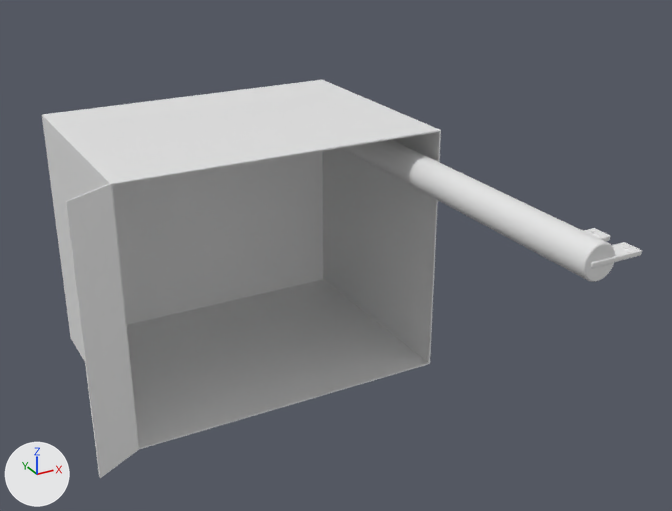
The OBJ model assets/props/sort_bin/body.obj as it was, and as the next commit left it.
One viewpoint serves both versions: a 50 mm lens placed at (-0.208, -0.591, 0.234), pointed at (0.03, -0.158, 0.018). The axes (+X, +Y, +Z) are drawn at lower left. The lights are the same throughout. The picture after the commit comes second. Where no turn or scale is listed for an object, it has been applied to the vertices.

Names of what the first picture shows: 'body_export'.
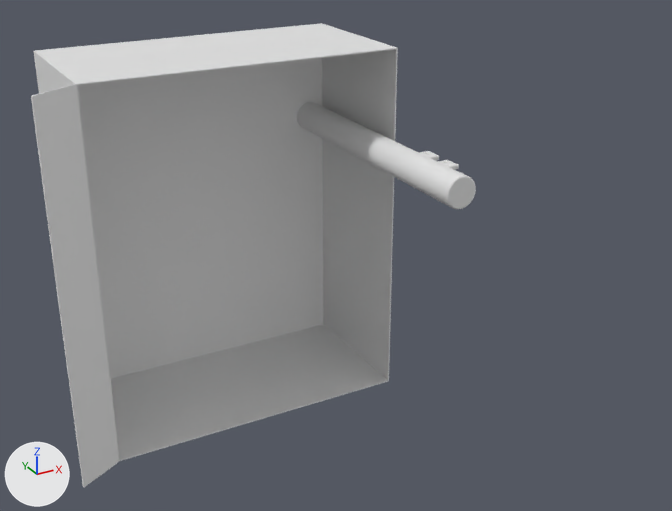
Diff of the bpy script that builds the scene:
```diff
--- a/assets/props/sort_bin/body.obj.py
+++ b/assets/props/sort_bin/body.obj.py
@@ me_body_export @@
 # used by ob_body_export; location = (0.0, 0.0, 0.0)
-me_body_export.from_pydata(...)  # 1376 vertices, 2724 faces; spans x -0.12..0.12, y -0.301..0.0, z -0.08..0.08
+me_body_export.from_pydata(...)  # 1376 vertices, 2724 faces; spans x -0.12..0.12, y -0.19..0.0, z -0.12..0.12
+# me_body_export part 1: the loose piece of 96 vertices spanning x -0.12..-0.094, y -0.165..-0.15, z -0.08..0.08 is scaled about its middle by (1, 1, 1.5), then moved by (0.0, 0.05, 0.0)
+# me_body_export part 2: the loose piece of 96 vertices spanning x 0.088..0.12, y -0.28..-0.268, z 0.054..0.057 is moved by (0.0, 0.15, 0.0)
+# me_body_export part 3: the loose piece of 96 vertices spanning x 0.088..0.12, y -0.301..-0.289, z 0.054..0.057 is moved by (0.0, 0.15, 0.0)
+# me_body_export part 4: the loose piece of 192 vertices spanning x 0.114..0.116, y -0.277..-0.271, z 0.052..0.058 is moved by (0.0, 0.15, 0.0)
+# me_body_export part 5: the loose piece of 192 vertices spanning x 0.114..0.116, y -0.298..-0.292, z 0.052..0.058 is moved by (0.0, 0.15, 0.0)
+# me_body_export part 6: 256 of the vertices in x 0.084..0.104, y -0.3..-0.299, z 0.045..0.065 are moved by (0.0, 0.11, 0.0)
+# me_body_export part 7: 192 of 1376 vertices moved; they spanned x -0.094..0.106, y -0.15..0.0, z -0.08..0.08 and now span x -0.094..0.106, y -0.1..0.0, z -0.12..0.12; mean shift (0.0, 0.025, 0.0); largest move (-0.093, -0.15, -0.079) -> (0.105, -0.1, 0.119)
```

What differs and where, as boxes [x1, y1, x2, y2] in the pictures (672 x 511 px; the box of a moved part takes in the faces that stretch with it):
'body_export', reshaped (26% narrower, 17% taller)
    before: [42, 80, 642, 478]
    after: [31, 23, 476, 487]
part 1 of me_body_export, moved or reshaped
    before: [65, 184, 138, 478]
    after: [31, 84, 119, 487]
part 2 of me_body_export, moved or reshaped
    before: [584, 228, 610, 241]
    after: [420, 151, 439, 160]
part 3 of me_body_export, moved or reshaped
    before: [590, 242, 642, 268]
    after: [438, 160, 459, 170]
part 4 of me_body_export, moved or reshaped
    before: [591, 230, 600, 235]
    after: [424, 152, 431, 155]
part 5 of me_body_export, moved or reshaped
    before: [621, 244, 631, 250]
    after: [443, 161, 450, 165]
part 6 of me_body_export, moved or reshaped
    before: [341, 140, 615, 282]
    after: [297, 102, 476, 209]
part 7 of me_body_export, moved or reshaped
    before: [42, 80, 441, 450]
    after: [34, 23, 398, 461]
